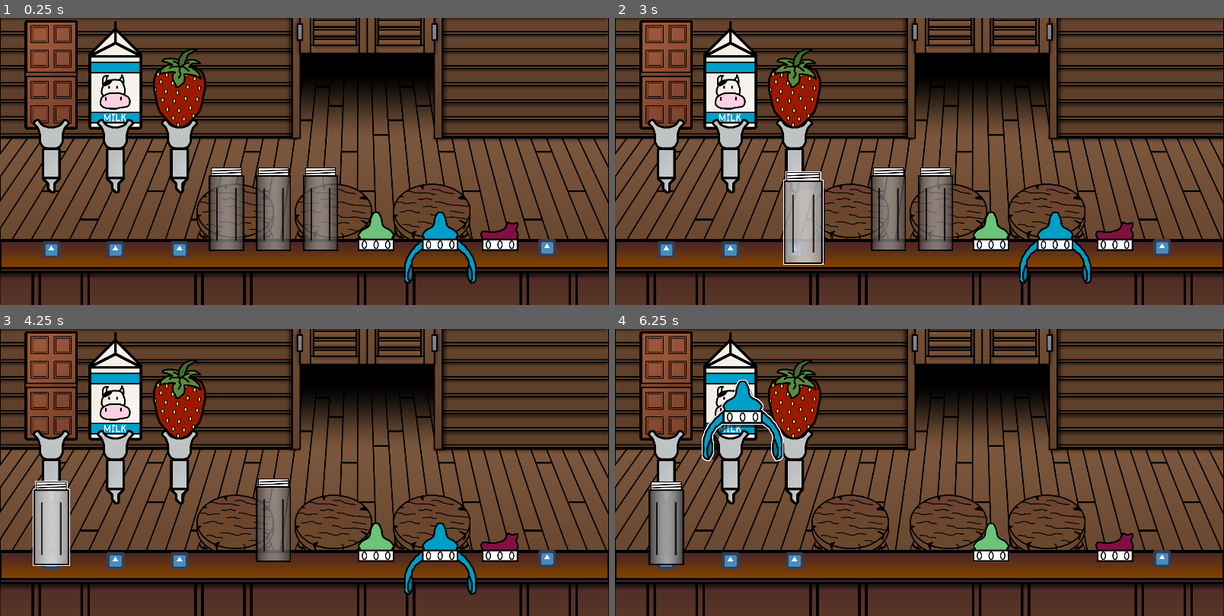
Above: before the commit, frames 1-4 (two rows, left to right).
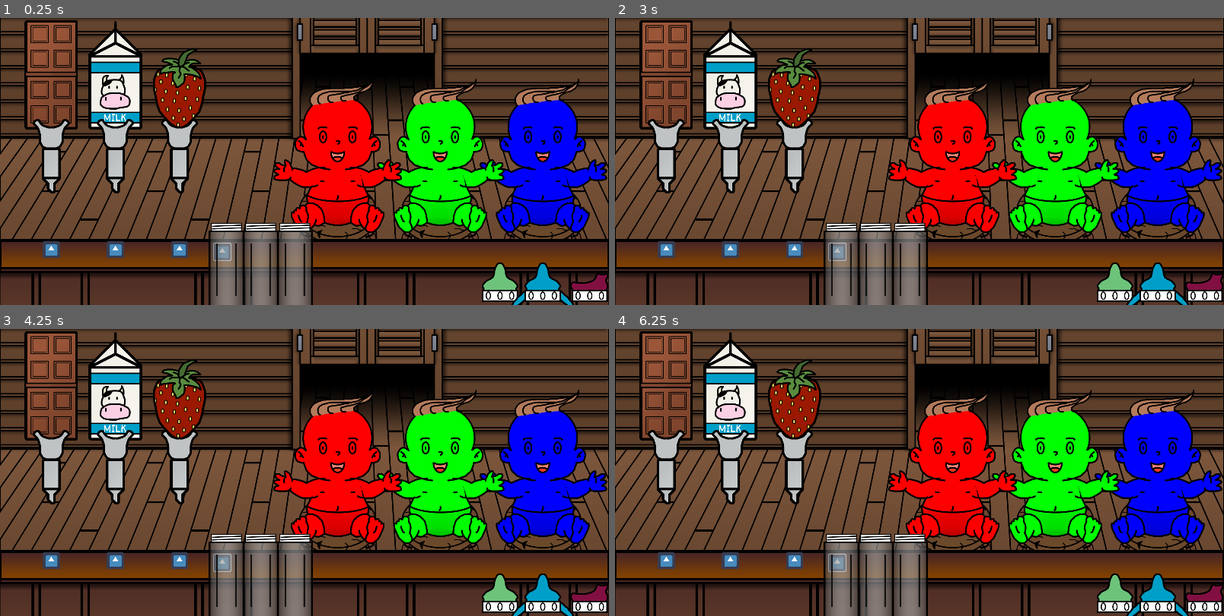
Above: after the commit, the same moments.

Repository: Gravedigger7789/little-willys-milk-bar
Game: Godot game, scene res://World.tscn
Same seed, same stepped clock (60 frames per second), same inputs: the game is played once before the commit and once after it. The engine's default icon, where the game draws it, is replaced by a stand-in: a white triangle on a blue panel in a dark square.
Inputs (mouse positions are in pixels of both pictures, inside the frame that each line leads up to):
- Up to frame 1 (0.25 s): no input
- Up to frame 2 (3 s): tap Enter at 0.5, 2 s; drag from (663, 86) to (663, 250) at 0.52 s; tap Space at 1.25, 2.75 s; drag from (730, 86) to (663, 250) at 1.27 s; move the mouse to (791, 86) at 2.02 s; press the mouse at (791, 86) at 2.03 s; release the mouse at (791, 86) at 2.75 s; drag from (840, 210) to (663, 250) at 2.77 s
- Up to frame 3 (4.25 s): drag from (322, 521) to (48, 509) at 3.52 s
- Up to frame 4 (6.25 s): drag from (889, 521) to (663, 509) at 4.27 s; move the mouse to (992, 541) at 5.02 s; press the mouse at (992, 541) at 5.03 s; release the mouse at (992, 541) at 5.75 s; drag from (1053, 541) to (730, 397) at 5.77 s

The runs differ from the first frame. In frame 1, 28% of the frame differs, in the area x 32-100%, y 21-100%; in frame 2, 30%, in the area x 27-100%, y 21-100%; in frame 3, 29%; in frame 4, 29%.

Commit message:
Added sample baby

Diff:
--- a/World.tscn
+++ b/World.tscn
@@ -1,9 +1,10 @@
-[gd_scene load_steps=10 format=2]
+[gd_scene load_steps=11 format=2]
 
 [ext_resource path="res://src/Objects/Bottle.tscn" type="PackedScene" id=1]
 [ext_resource path="res://assets/bar/bar-back.png" type="Texture" id=2]
 [ext_resource path="res://World.gd" type="Script" id=3]
 [ext_resource path="res://src/Objects/BottleCap.tscn" type="PackedScene" id=4]
+[ext_resource path="res://src/Characters/Baby.tscn" type="PackedScene" id=5]
 [ext_resource path="res://src/Objects/BottleLauncher.tscn" type="PackedScene" id=6]
 [ext_resource path="res://assets/background/background.png" type="Texture" id=7]
 [ext_resource path="res://assets/bar/bartop.png" type="Texture" id=8]
@@ -32,16 +33,30 @@
 [node name="Stools" type="Node2D" parent="Bar"]
 
 [node name="Stool" type="Sprite" parent="Bar/Stools"]
-position = Vector2( 1617, 739 )
+position = Vector2( 2032, 736 )
 texture = ExtResource( 10 )
 
 [node name="Stool2" type="Sprite" parent="Bar/Stools"]
-position = Vector2( 1249, 739 )
+position = Vector2( 1648, 736 )
 texture = ExtResource( 10 )
 
 [node name="Stool3" type="Sprite" parent="Bar/Stools"]
-position = Vector2( 881, 739 )
+position = Vector2( 1264, 736 )
 texture = ExtResource( 10 )
+
+[node name="Babies" type="Node2D" parent="Bar"]
+
+[node name="Baby" parent="Bar/Babies" instance=ExtResource( 5 )]
+position = Vector2( 2032, 512 )
+color = Color( 0, 0, 1, 1 )
+
+[node name="Baby2" parent="Bar/Babies" instance=ExtResource( 5 )]
+position = Vector2( 1648, 512 )
+color = Color( 0, 1, 0, 1 )
+
+[node name="Baby3" parent="Bar/Babies" instance=ExtResource( 5 )]
+position = Vector2( 1264, 512 )
+color = Color( 1, 0, 0, 1 )
 
 [node name="Back" type="Sprite" parent="Bar"]
 position = Vector2( 1140, 1088 )
@@ -63,29 +78,29 @@
 handle_type = "Berry"
 
 [node name="BottleLauncher" parent="." instance=ExtResource( 6 )]
-position = Vector2( 2048, 864 )
+position = Vector2( 832, 880 )
 input_pickable = true
 
 [node name="Bottles" type="Node2D" parent="."]
 
 [node name="Bottle" parent="Bottles" instance=ExtResource( 1 )]
-position = Vector2( 848, 720 )
+position = Vector2( 1104, 928 )
 
 [node name="Bottle2" parent="Bottles" instance=ExtResource( 1 )]
-position = Vector2( 1200, 720 )
+position = Vector2( 848, 928 )
 
 [node name="Bottle3" parent="Bottles" instance=ExtResource( 1 )]
-position = Vector2( 1024, 720 )
+position = Vector2( 976, 928 )
 
 [node name="BottleCaps" type="Node2D" parent="."]
 
 [node name="BottleCap" parent="BottleCaps" instance=ExtResource( 4 )]
-position = Vector2( 1408, 864 )
+position = Vector2( 1872, 1056 )
 color = "Green"
 
 [node name="BottleCap2" parent="BottleCaps" instance=ExtResource( 4 )]
-position = Vector2( 1648, 864 )
+position = Vector2( 2032, 1056 )
 
 [node name="BottleCap3" parent="BottleCaps" instance=ExtResource( 4 )]
-position = Vector2( 1872, 864 )
+position = Vector2( 2208, 1056 )
 color = "Red"
--- /dev/null
+++ b/src/Characters/Baby.gd
@@ -0,0 +1,24 @@
+tool
+extends Node2D
+
+
+export var color: Color = Color(1, 1, 1, 1) setget set_color
+
+
+onready var body: Sprite = $Body
+onready var arms: Sprite = $Arms
+onready var face: Sprite = $Face
+onready var hair: Sprite = $Hair
+
+
+func _ready() -> void:
+	set_color(color)
+
+
+func set_color(value: Color) -> void:
+	color = value
+	if is_inside_tree():
+		if body:
+			body.modulate = color
+		if arms:
+			arms.modulate = color
--- /dev/null
+++ b/src/Characters/Baby.tscn
@@ -0,0 +1,22 @@
+[gd_scene load_steps=6 format=2]
+
+[ext_resource path="res://assets/baby/baby-hair-3.png" type="Texture" id=1]
+[ext_resource path="res://assets/baby/baby-arms-open.png" type="Texture" id=2]
+[ext_resource path="res://assets/baby/baby-body.png" type="Texture" id=3]
+[ext_resource path="res://assets/baby/baby-face-happy.png" type="Texture" id=4]
+[ext_resource path="res://src/Characters/Baby.gd" type="Script" id=5]
+
+[node name="Baby" type="Node2D"]
+script = ExtResource( 5 )
+
+[node name="Body" type="Sprite" parent="."]
+texture = ExtResource( 3 )
+
+[node name="Arms" type="Sprite" parent="."]
+texture = ExtResource( 2 )
+
+[node name="Face" type="Sprite" parent="."]
+texture = ExtResource( 4 )
+
+[node name="Hair" type="Sprite" parent="."]
+texture = ExtResource( 1 )
